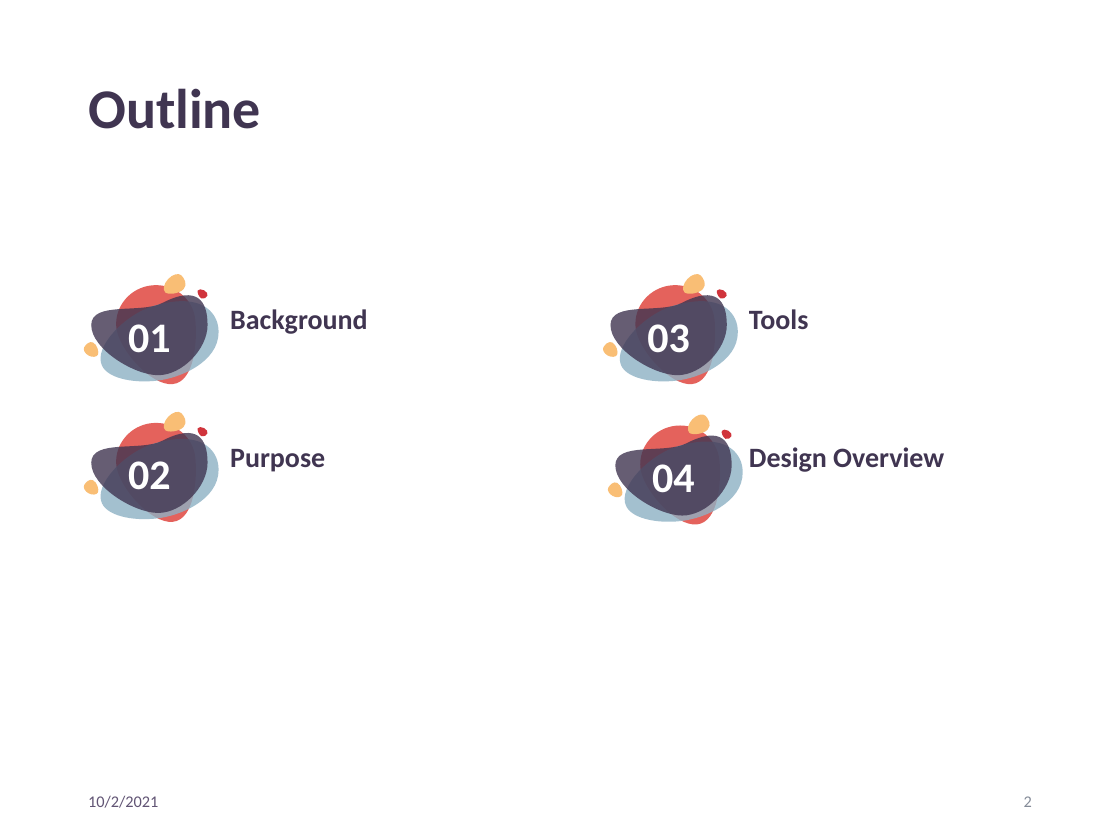
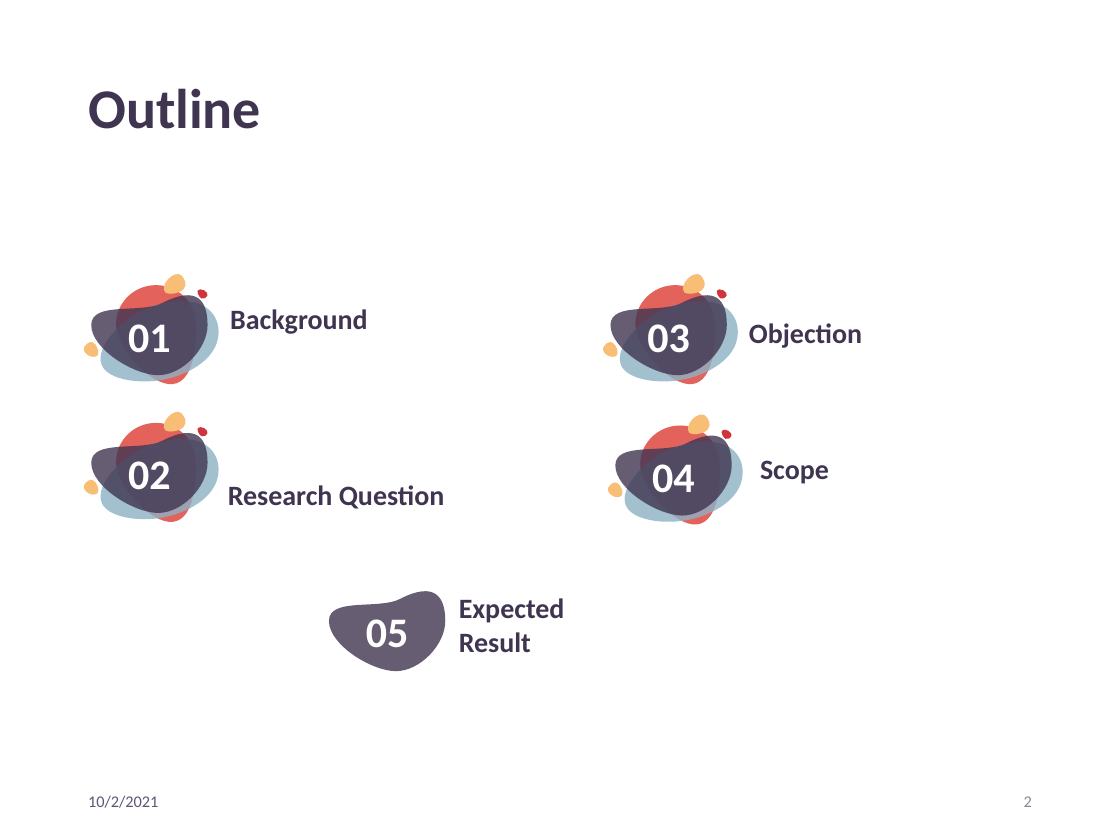
Before and after one commit to samyon7/Tugas-Akhir-1, a slide deck: slide 2 of Document/SEMPRO_V2.pptx. Drawn at 1120x840 pixels with LibreOffice and Linux fonts; fonts in the diff are those of the drawing. Boxes give left, top, right and bottom in pixels: in the first picture for what was removed or moved away, otherwise in the second. Text is boxed around its words. In the diff, an @@ line names an element or a change of style, - is before the commit and + after.

```diff
--- a/Document/SEMPRO_V2.pptx
+++ b/Document/SEMPRO_V2.pptx
@@ text at bbox=[749, 323, 862, 348]: text changed @@
-Tools
+Objection
@@ text at bbox=[760, 460, 829, 484]: text changed @@
-Design Overview
+Scope
@@ text at bbox=[228, 485, 445, 509]: text changed @@
-Purpose
+Research Question
@@ freeform shape added at bbox=[329, 591, 446, 671], fill #403551 at 80% opacity, 27 pt, text #FFFFFF, bold @@
+05
@@ text added at bbox=[459, 598, 565, 652], 18 pt, text #403551, bold @@
+Expected
+Result
```
Also in this commit, not shown: 3 other slides changed, 1 slide added.
